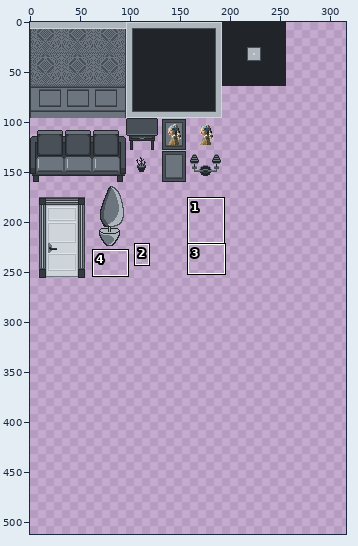
Sprite sheet -- Assets/Textures/Tiles/Tileset_1.png. The first picture is a wide view before the edit; the outline marks the close-up.
Close-up. Old version:
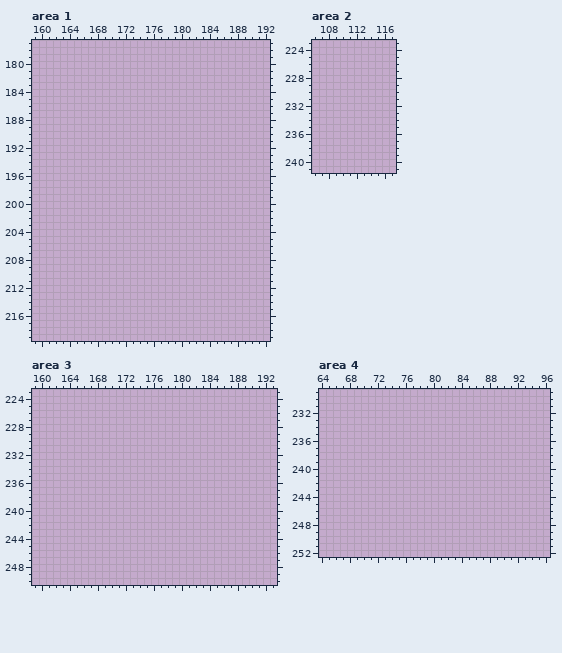
The file is 256x256 pixels. Colours within 5 levels of each other are drawn and written as one. Shown: area 1: x 159..192, y 177..219; area 2: x 106..117, y 223..241; area 3: x 159..193, y 223..250; area 4: x 64..96, y 229..252. The old version is drawn lined up with the new one, on the new canvas. The wide view leaves out empty margins. The commit also changed other parts of the picture, which this record leaves out.
Palette (. is transparent): 
And afterwards:
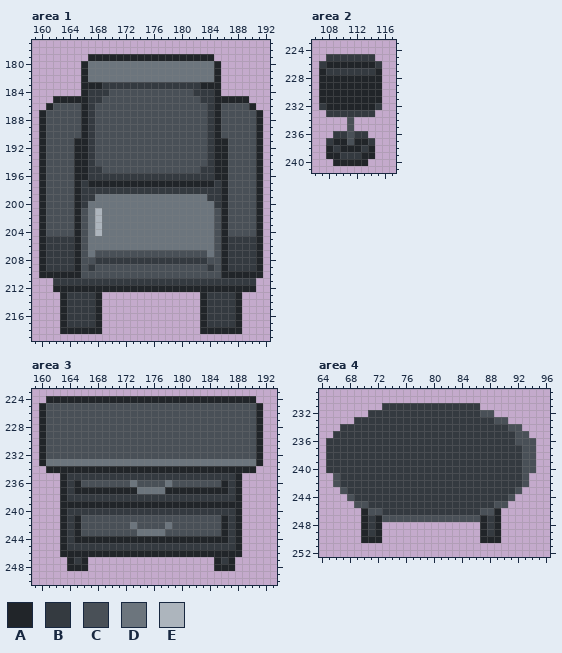
Colours new in this view: A #212529  B #343a40  C #495057  D #6c757d  E #adb5bd
The exact change:
canvas 256x256 -> 512x512
Area 1:
y 179: x 167..184 .................. -> AAAAAAAAAAAAAAAAAA
y 180..182: x 166..185 .................... -> ADDDDDDDDDDDDDDDDDDA
y 183: x 166..185 .................... -> AAABBBBBBBBBBBBBBAAA
y 184: x 166..185 .................... -> ABBBCCCCCCCCCCCCBBBA
y 185: x 162..189 ............................ -> AAAAABBCCCCCCCCCCCCCCBBAAAAA
y 186: x 161..190 .............................. -> ACCCCABCCCCCCCCCCCCCCCCBACCCCA
y 187..190: x 160..191 ................................ -> ACCCCCABCCCCCCCCCCCCCCCCBACCCCCA
y 191..194: x 160..191 ................................ -> ACCCCAABCCCCCCCCCCCCCCCCBAACCCCA
y 195: x 160..191 ................................ -> ACCCCAABBCCCCCCCCCCCCCCBBAACCCCA
y 196: x 160..191 ................................ -> ACCCCAABBBBBBBBBBBBBBBBBBAACCCCA
y 197: x 160..191 ................................ -> ACCCCABAAAAAAAAAAAAAAAAAABACCCCA
y 198: x 160..191 ................................ -> ACCCCABBBBBBBBBBBBBBBBBBBBACCCCA
y 199: x 160..191 ................................ -> ACCCCABBDDDDDDDDDDDDDDDDBBACCCCA
y 200: x 160..191 ................................ -> ACCCCABDDDDDDDDDDDDDDDDDDBACCCCA
y 201..204: x 160..191 ................................ -> ACCCCACDEDDDDDDDDDDDDDDDDCACCCCA
y 205..206: x 160..191 ................................ -> ABBBBACDDDDDDDDDDDDDDDDDDCABBBBA
y 207: x 160..191 ................................ -> ABBBBACDCCCCCCCCCCCCCCCCDCABBBBA
y 208: x 160..191 ................................ -> ABBBBACCBBBBBBBBBBBBBBBBCCABBBBA
y 209: x 160..191 ................................ -> ABBBBACBCCCCCCCCCCCCCCCCBCABBBBA
y 210: x 160..191 ................................ -> AAAAAACCCCCCCCCCCCCCCCCCCCAAAAAA
y 211: x 162..190 ............................. -> BBBBBBBBBBBBBBBBBBBBBBBBBBBBB
y 212: x 162..190 ............................. -> AAAAAAAAAAAAAAAAAAAAAAAAAAAAA
y 213..217: x 163..168 ...... -> ABBBBA; x 183..188 ...... -> ABBBBA
y 218: x 163..168 ...... -> AAAAAA; x 183..188 ...... -> AAAAAA
Area 2:
y 225: x 108..114 ....... -> BBBBBBB
y 226: x 107..115 ......... -> BAAAAAAAB
y 227: x 107..115 ......... -> ABBBBBBBA
y 228..231: x 107..115 ......... -> AAAAAAAAA
y 232: x 107..115 ......... -> BAAAAAAAB
y 233: x 108..114 ....... -> BBBBBBB
y 234..235: x 111 . -> C
y 236: x 109..113 ..... -> BBCBB
y 237: x 108..114 ....... -> BAACAAB
y 238: x 108..114 ....... -> ABAAABA
y 239: x 108..114 ....... -> AABBBAA
y 240: x 109..113 ..... -> AAAAA
Area 3:
y 224: x 161..190 .............................. -> AAAAAAAAAAAAAAAAAAAAAAAAAAAAAA
y 225..232: x 160..191 ................................ -> ACCCCCCCCCCCCCCCCCCCCCCCCCCCCCCA
y 233: x 160..191 ................................ -> ADDDDDDDDDDDDDDDDDDDDDDDDDDDDDDA
y 234: x 161..190 .............................. -> AAAAAAAAAAAAAAAAAAAAAAAAAAAAAA
y 235: x 163..188 .......................... -> ABBBBBBBBBBBBBBBBBBBBBBBBA
y 236: x 163..188 .......................... -> ABACCCCCCCDCCCCDCCCCCCCABA
y 237: x 163..188 .......................... -> ABAAAAAAAAADDDDAAAAAAAAABA
y 238: x 163..188 .......................... -> ABBBBBBBBBBBBBBBBBBBBBBBBA
y 239: x 163..188 .......................... -> AAAAAAAAAAAAAAAAAAAAAAAAAA
y 240: x 163..188 .......................... -> ABBBBBBBBBBBBBBBBBBBBBBBBA
y 241: x 163..188 .......................... -> ABACCCCCCCCCCCCCCCCCCCCABA
y 242: x 163..188 .......................... -> ABACCCCCCCDCCCCDCCCCCCCABA
y 243: x 163..188 .......................... -> ABACCCCCCCCDDDDCCCCCCCCABA
y 244: x 163..188 .......................... -> ABAAAAAAAAAAAAAAAAAAAAAABA
y 245: x 163..188 .......................... -> ABBBBBBBBBBBBBBBBBBBBBBBBA
y 246: x 163..188 .......................... -> AAAAAAAAAAAAAAAAAAAAAAAAAA
y 247: x 164..166 ... -> ABA; x 185..187 ... -> ABA
y 248: x 164..166 ... -> AAA; x 185..187 ... -> AAA
Area 4:
y 231: x 73..86 .............. -> BBBBBBBBBBBBBB
y 232: x 71..88 .................. -> BBBBBBBBBBBBBBBBCC
y 233: x 69..90 ...................... -> BBBBBBBBBBBBBBBBBBBBCC
y 234: x 67..92 .......................... -> BBBBBBBBBBBBBBBBBBBBBBBBCC
y 235: x 66..93 ............................ -> BBBBBBBBBBBBBBBBBBBBBBBBBBCC
y 236: x 65..94 .............................. -> BBBBBBBBBBBBBBBBBBBBBBBBBBBCCC
y 237..240: x 65..94 .............................. -> BBBBBBBBBBBBBBBBBBBBBBBBBBBBCC
y 241..242: x 66..93 ............................ -> CBBBBBBBBBBBBBBBBBBBBBBBBBBC
y 243: x 67..92 .......................... -> CBBBBBBBBBBBBBBBBBBBBBBBBC
y 244: x 68..91 ........................ -> CBBBBBBBBBBBBBBBBBBBBBBC
y 245: x 69..90 ...................... -> CCBBBBBBBBBBBBBBBBBBCC
y 246: x 70..89 .................... -> ACCBBBBBBBBBBBBBBCCA
y 247: x 70..89 .................... -> ABACCCCCCCCCCCCCCABA
y 248..249: x 70..72 ... -> ABA; x 87..89 ... -> ABA
y 250: x 70..72 ... -> AAA; x 87..89 ... -> AAA
Boxes around the changes in both close-ups, in picture pixels (x1, y1, x2, y2):
added: (39, 54, 263, 334)
added: (319, 54, 382, 166)
added: (39, 396, 263, 571)
added: (326, 403, 536, 543)
